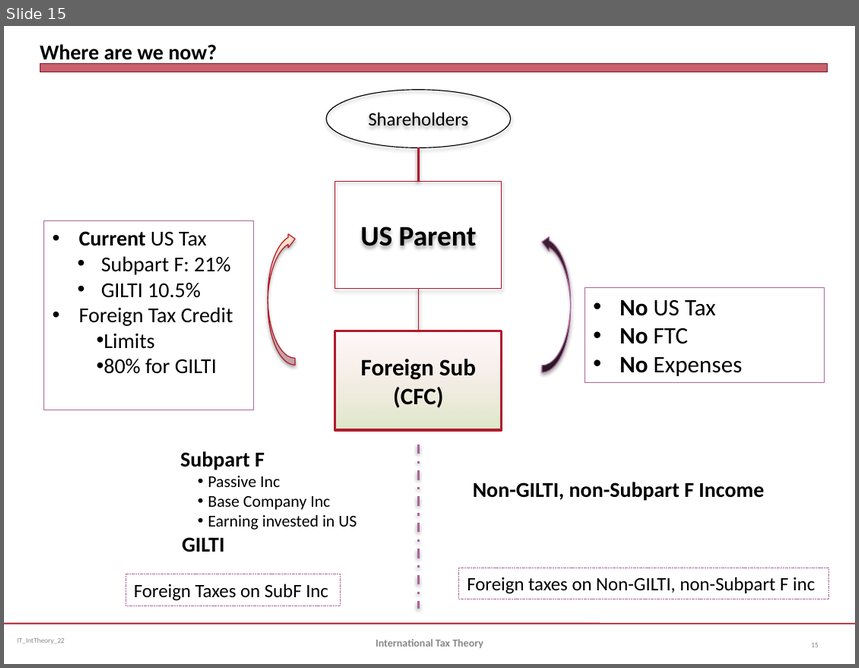
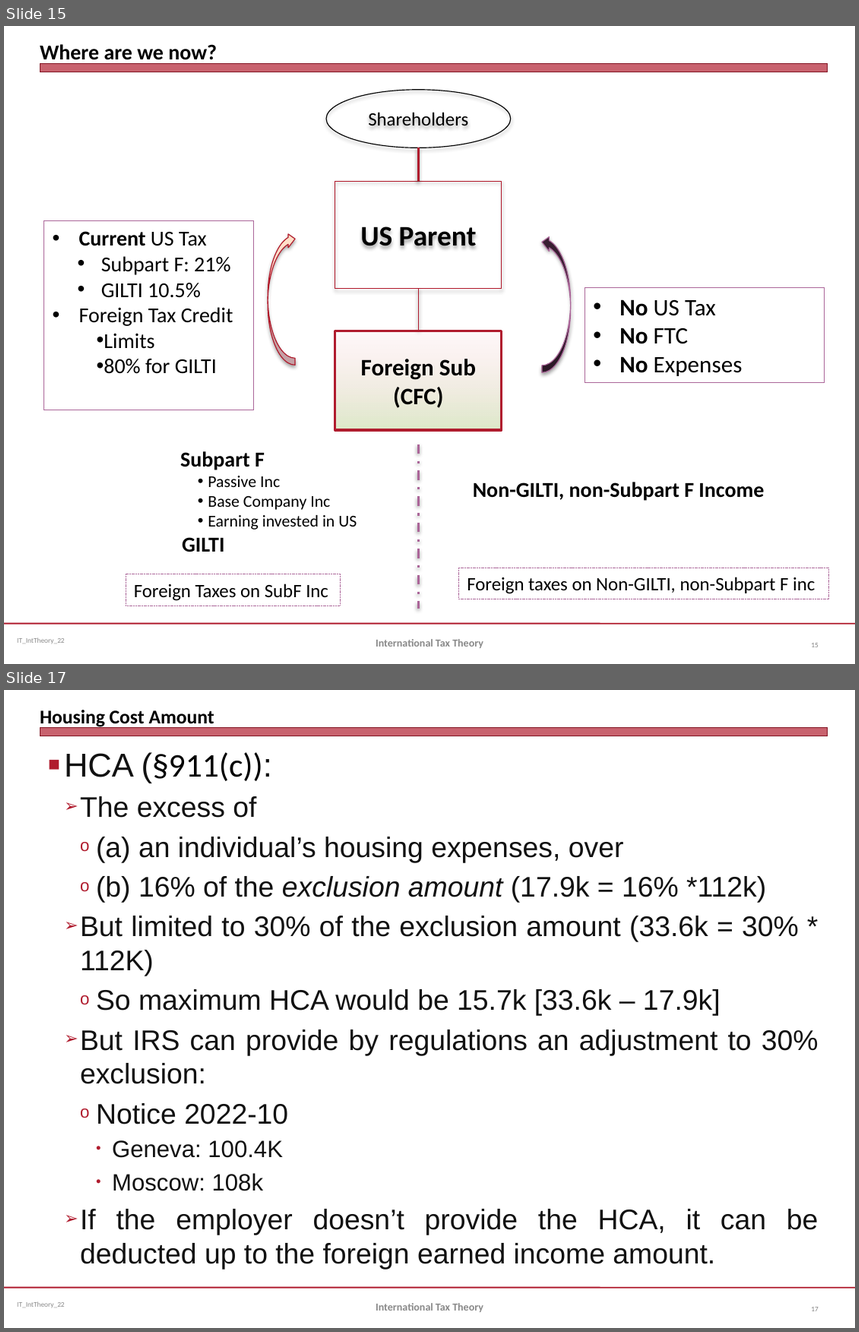
Before and after one commit to jmc877/International-Tax, a slide deck: irspractice/IT_Int_Theory_22.pptx. Shown one above the other, each under a label of ours: slide 15 before the commit, slides 15 and 17 after it; the slides between them are not shown. The pictures are 859x668 and 859x1332 pixels, drawn with LibreOffice and Linux fonts; fonts in the diff are those of the drawing. Boxes give left, top, right and bottom in pixels: in the first picture for what was removed or moved away, otherwise in the second. Text is boxed around its words. In the diff, an @@ line names an element or a change of style, - is before the commit and + after.

```diff
--- a/irspractice/IT_Int_Theory_22.pptx
+++ b/irspractice/IT_Int_Theory_22.pptx
@@ slide 17 added at <box>4,690,855,1328</box>, background #FFFFFF; not listed: 3 template elements that a slide beside it also shows @@
@@ title added at <box>40,710,215,728</box>, 16.5 pt, text #000000, bold @@
+Housing Cost Amount
@@ text added at <box>64,752,819,1269</box>, 24 pt, text #111111 @@
+■ HCA (§911(c)):
+  ➢ The excess of
+    o (a) an individual’s housing expenses, over
+    o (b) 16% of the exclusion amount (17.9k = 16% *112k)
+  ➢ But limited to 30% of the exclusion amount (33.6k = 30% * 112K)
+    o So maximum HCA would be 15.7k [33.6k – 17.9k]
+  ➢ But IRS can provide by regulations an adjustment to 30% exclusion:
+    o Notice 2022-10
+      • Geneva: 100.4K
+      • Moscow: 108k
+  ➢ If the employer doesn’t provide the HCA, it can be deducted up to the foreign earned income amount.
@@ text added at <box>376,1303,484,1312</box>, 9 pt, text #898989, bold @@
+International Tax Theory
@@ page number added at <box>811,1307,818,1312</box>, 6 pt, text #808080 @@
+17
```
Also in this commit, not shown: 5 other slides added, 2 other files.
